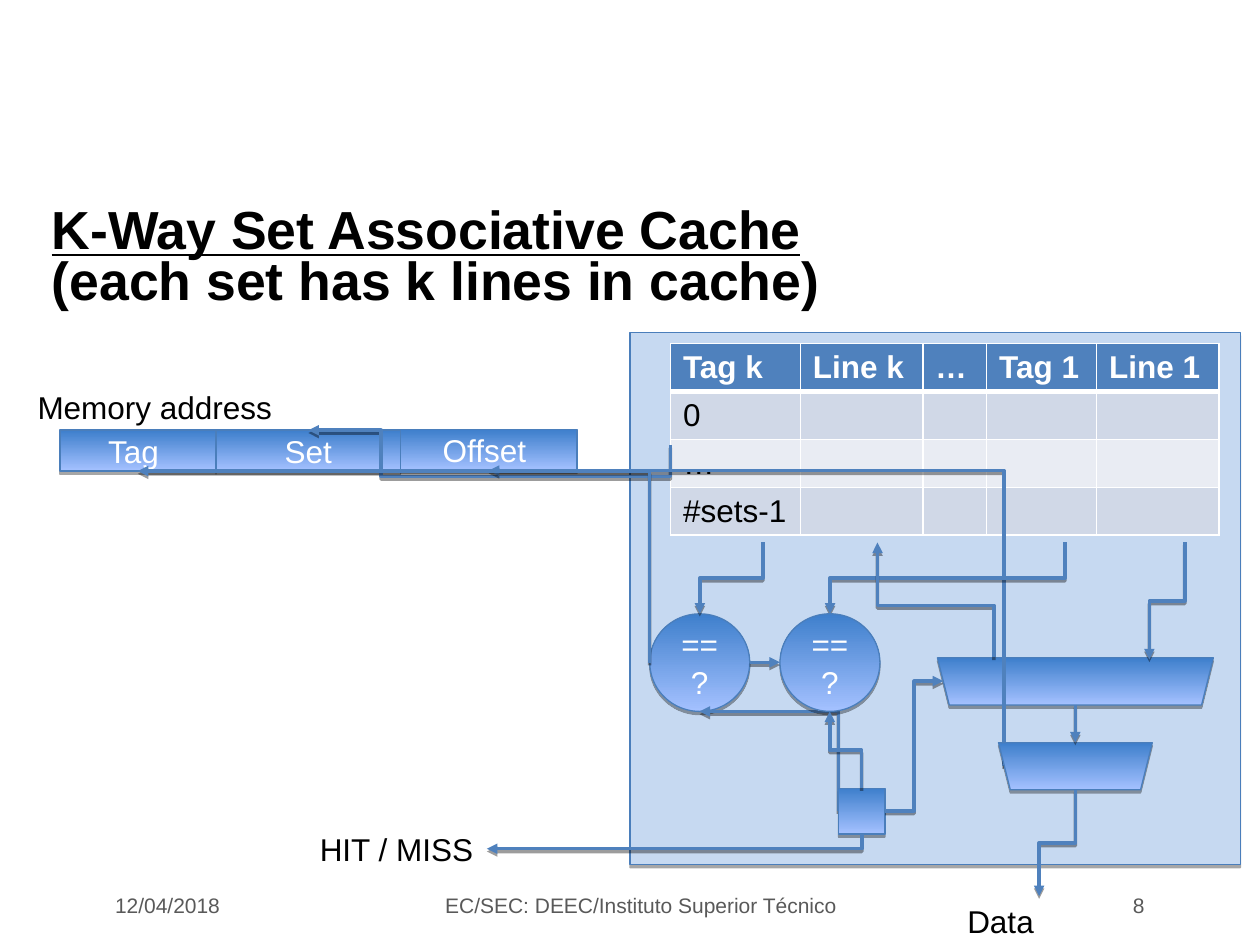
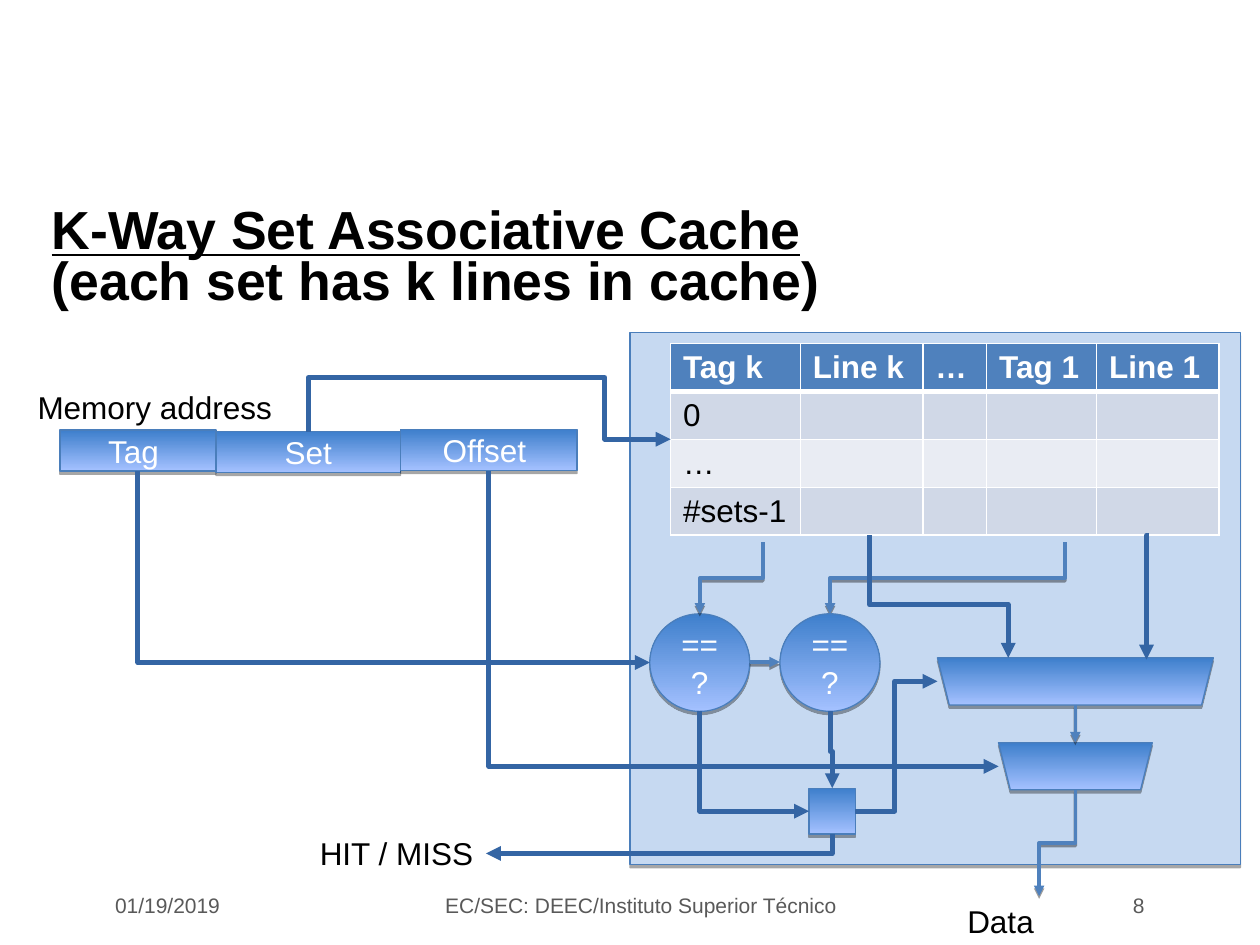
Before and after one commit to jjts/ist-sec, a slide deck: slide 8 of lectures/l20_cache/l20.odp. Drawn at 1260x945 pixels with LibreOffice and Linux fonts; fonts in the diff are those of the drawing; background and template pictures are left out. Boxes give left, top, right and bottom in pixels: in the first picture for what was removed or moved away, otherwise in the second. Text is boxed around its words. In the diff, an @@ line names an element or a change of style, - is before the commit and + after.

```diff
--- a/lectures/l20_cache/l20.odp
+++ b/lectures/l20_cache/l20.odp
@@ elbow arrow moved from (670, 445) - (309, 430) to (309, 432) - (670, 440) @@
@@ elbow arrow (309, 432) - (670, 440): stroke #4F81BD 2.01 pt to #3465A4 2.83 pt @@
@@ elbow arrow moved from (650, 663) - (137, 471) to (137, 471) - (650, 663) @@
@@ elbow arrow (137, 471) - (650, 663): stroke #4F81BD 2.01 pt to #3465A4 2.83 pt @@
@@ elbow arrow moved from (1004, 766) - (489, 470) to (489, 470) - (999, 766) @@
@@ elbow arrow (489, 470) - (999, 766): stroke #4F81BD 2.01 pt to #3465A4 2.83 pt @@
@@ elbow arrow moved from (994, 658) - (877, 543) to (869, 536) - (1008, 658) @@
@@ elbow arrow (869, 536) - (1008, 658): stroke #4F81BD 2.01 pt to #3465A4 2.83 pt @@
@@ elbow arrow moved from (1184, 542) - (1149, 659) to (1149, 536) - (1147, 659) @@
@@ elbow arrow (1149, 536) - (1147, 659): stroke #4F81BD 2.01 pt to #3465A4 2.83 pt @@
@@ elbow arrow moved from (885, 811) - (944, 682) to (856, 811) - (937, 682) @@
@@ elbow arrow (856, 811) - (937, 682): stroke #4F81BD 2.01 pt to #3465A4 2.83 pt @@
@@ elbow arrow moved from (838, 811) - (699, 712) to (699, 712) - (809, 811) @@
@@ elbow arrow (699, 712) - (809, 811): stroke #4F81BD 2.01 pt to #3465A4 2.83 pt @@
@@ elbow arrow moved from (862, 789) - (830, 712) to (830, 712) - (832, 789) @@
@@ elbow arrow (830, 712) - (832, 789): stroke #4F81BD 2.01 pt to #3465A4 2.83 pt @@
@@ rectangle moved from (x1=839, y1=789, x2=886, y2=834) to (x1=809, y1=789, x2=856, y2=834) @@
@@ text "HIT / MISS" moved from (x1=320, y1=839, x2=473, y2=862) to (x1=320, y1=843, x2=473, y2=866) @@
@@ elbow arrow moved from (862, 834) - (486, 849) to (832, 834) - (486, 853) @@
@@ elbow arrow (832, 834) - (486, 853): stroke #4F81BD 2.01 pt to #3465A4 2.83 pt @@
@@ text at (x1=115, y1=898, x2=220, y2=913): text changed @@
-12/04/2018
+01/19/2019
```
Also in this commit, not shown: 13 other slides changed.
